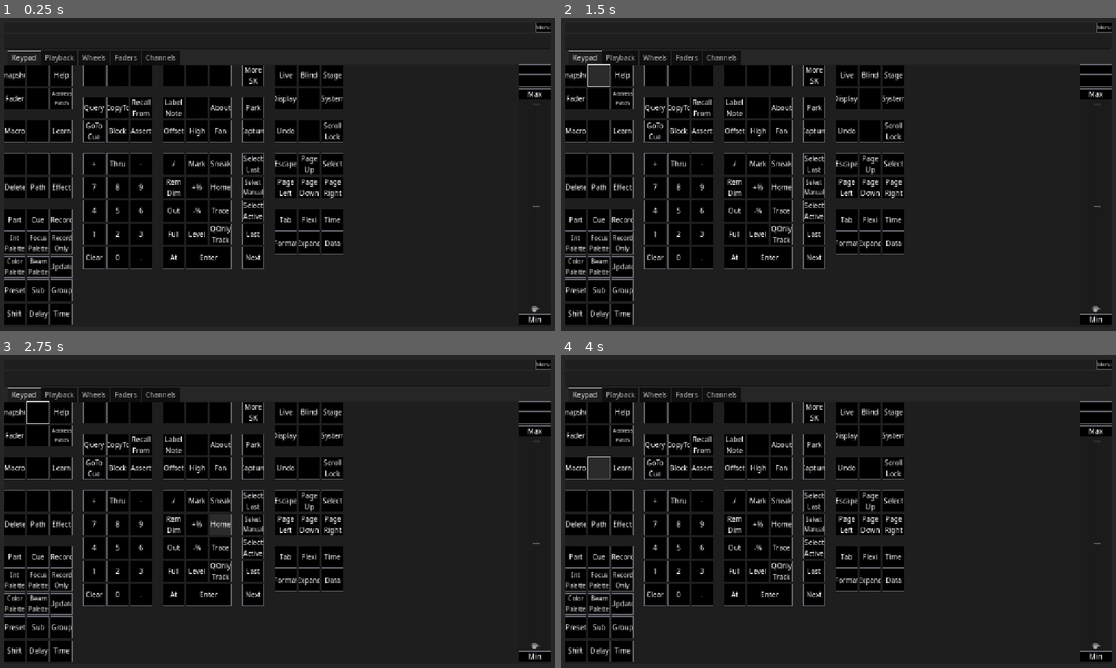
Above: before the commit, frames 1-4 (two rows, left to right).
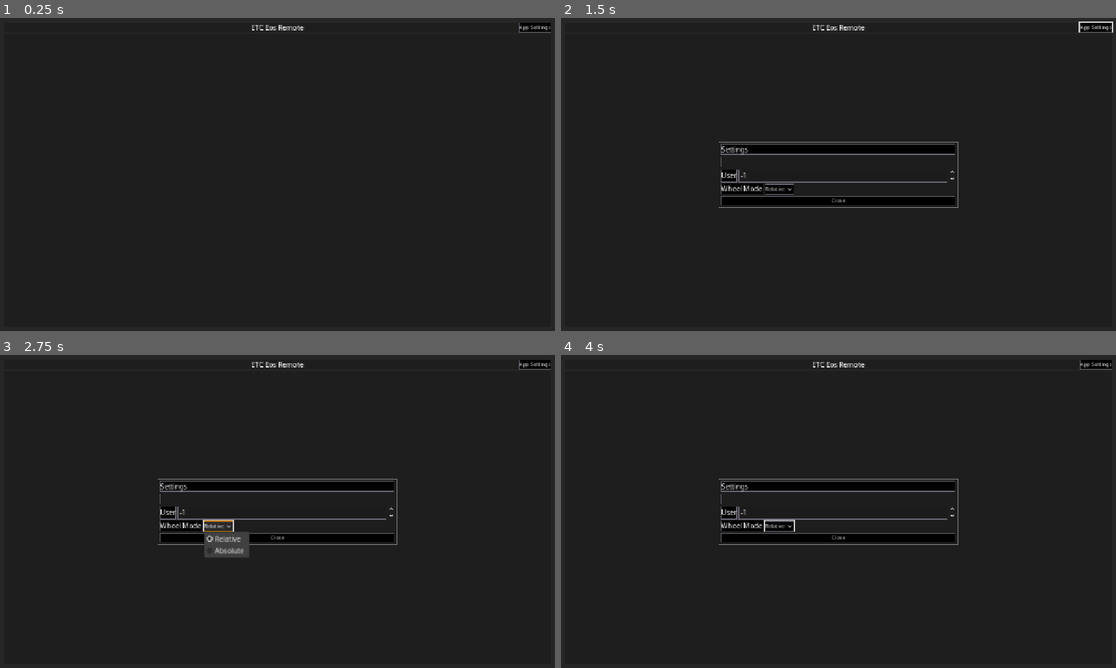
Above: after the commit, the same moments.

Repository: CoffeeCoder1/etc-eos-remote
Game: Godot game, scene res://scenes/main/main.tscn
The game is run twice, just before and just after one commit, with the same random seed, the same clock (stepped at 60 frames per second) and the same inputs.
Inputs (mouse positions are in pixels of both pictures, inside the frame that each line leads up to):
- Up to frame 1 (0.25 s): no input
- Up to frame 2 (1.5 s): click (1093, 27) at 0.5 s, where only the run after the commit has a clickable "App Settings"; click (599, 74) at 1.27 s
- Up to frame 3 (2.75 s): click (216, 527) at 2 s, where only the run after the commit has a clickable "Relative"
- Up to frame 4 (4 s): click (599, 436) at 2.77 s; click (599, 467) at 3.52 s

The runs differ from the first frame. In frame 1, 28% of the frame differs, in the area x 0-100%, y 1-98%; in frame 2, 30%; in frame 3, 30%; in frame 4, 30%.

Commit message:
Save the board settings list in the settings file
Also kinda rewrites the entire settings system to use resources instead
of JSON to make this possible.

Diff:
--- a/project.godot
+++ b/project.godot
@@ -19,7 +19,7 @@
 
 Globals="*res://scenes/globals/globals.gd"
 OSCGlobals="*res://scenes/globals/osc_globals.tscn"
-AppSettings="*res://scenes/settings/settings.gd"
+AppSettings="*res://scenes/settings/settings_saver.gd"
 
 [display]
 
--- /dev/null
+++ b/scenes/board_settings/board_settings.gd
@@ -0,0 +1,33 @@
+class_name BoardSettings extends Resource
+
+## IP address of the board to connect to.
+@export var ip_address: String = "127.0.0.1":
+	set(new_ip_address):
+		ip_address_set.emit(new_ip_address)
+		ip_address = new_ip_address
+## Port of the board to connect to.
+@export var port: int = 3037:
+	set(new_port):
+		port_set.emit(new_port)
+		port = new_port
+
+## Emitted when a new IP address is set.
+signal ip_address_set(address: String)
+## Emitted when a new port is set.
+signal port_set(port: int)
+
+
+func get_ip_address() -> String:
+	return ip_address
+
+
+func set_ip_address(new_address: String) -> void:
+	ip_address = new_address
+
+
+func get_port() -> int:
+	return port
+
+
+func set_port(new_port: int) -> void:
+	port = new_port
--- a/scenes/elements/board_button/board_button.gd
+++ b/scenes/elements/board_button/board_button.gd
@@ -10,5 +10,5 @@
 	board_selected.emit()
 
 
-func set_label(label: String) -> void:
-	button.text = label
+func set_board(board: BoardSettings) -> void:
+	button.text = board.get_ip_address()
--- a/scenes/globals/osc_globals.gd
+++ b/scenes/globals/osc_globals.gd
@@ -15,12 +15,8 @@
 	osc_client_tcp.connected.connect(_setup)
 	osc_client_tcp.disconnected.connect(disconnected.emit)
 
-	AppSettings.ip_address_set.connect(_on_settings_ip_address_set)
-	_on_settings_ip_address_set(AppSettings.get_ip_address())
-	AppSettings.port_set.connect(_on_settings_port_set)
-	_on_settings_port_set(AppSettings.get_port())
-	AppSettings.user_id_set.connect(_on_settings_user_id_set)
-	_on_settings_user_id_set(AppSettings.get_user_id())
+	AppSettings.settings.user_id_set.connect(_on_settings_user_id_set)
+	_on_settings_user_id_set(AppSettings.settings.get_user_id())
 
 
 func get_client() -> OSCClientTCP:
@@ -31,14 +27,6 @@
 	return osc_user
 
 
-func _on_settings_ip_address_set(new_ip_address: String) -> void:
-	osc_client_tcp.ip_address = new_ip_address
-
-
-func _on_settings_port_set(new_port: int) -> void:
-	osc_client_tcp.port = new_port
-
-
 func _on_settings_user_id_set(new_user_id: int) -> void:
 	osc_user.user_number = new_user_id
 
--- a/scenes/main/main.tscn
+++ b/scenes/main/main.tscn
@@ -48,7 +48,6 @@
 
 [node name="BoardSelectorContainer" type="VBoxContainer" parent="ModePanel/MarginContainer"]
 unique_name_in_owner = true
-visible = false
 layout_mode = 2
 
 [node name="HeaderContainer" type="PanelContainer" parent="ModePanel/MarginContainer/BoardSelectorContainer"]
@@ -75,6 +74,7 @@
 
 [node name="InterfaceContainer" type="VBoxContainer" parent="ModePanel/MarginContainer"]
 unique_name_in_owner = true
+visible = false
 layout_mode = 2
 
 [node name="HeaderContainer" type="PanelContainer" parent="ModePanel/MarginContainer/InterfaceContainer"]
--- a/scenes/panels/board_list/board_list.gd
+++ b/scenes/panels/board_list/board_list.gd
@@ -1,24 +1,18 @@
 class_name BoardList extends PanelContainer
 
 const BOARD_BUTTON = preload("res://scenes/elements/board_button/board_button.tscn")
-
-var boards: Dictionary[String, Array]
 
 @onready var board_container: VBoxContainer = $ScrollContainer/BoardContainer
 
 
 func _ready() -> void:
-	boards.set("Test Board", ["127.0.0.1", 3037])
-	boards.set("Test Board 2", ["127.0.0.1", 3037])
-
-	for board in boards.keys():
+	for board in AppSettings.settings.get_board_list():
 		var button := BOARD_BUTTON.instantiate()
 		board_container.add_child(button)
-		button.board_selected.connect(_board_button_pressed.bind(boards.get(board)))
 
-		button.set_label(board)
+		button.board_selected.connect(_board_button_pressed.bind(board))
+		button.set_board(board)
 
 
-func _board_button_pressed(board_details: Array) -> void:
-	OSCGlobals.get_client().ip_address = board_details.get(0)
-	OSCGlobals.get_client().port = board_details.get(1)
+func _board_button_pressed(board: BoardSettings) -> void:
+	OSCGlobals.get_client().connect_socket(board.get_ip_address(), board.get_port())
--- a/scenes/panels/settings/settings.tscn
+++ b/scenes/panels/settings/settings.tscn
@@ -31,37 +31,6 @@
 [node name="Label" type="Label" parent="CenterContainer/PanelContainer/MarginContainer/VBoxContainer"]
 layout_mode = 2
 text = "Settings"
-
-[node name="IPAddressContainer" type="HBoxContainer" parent="CenterContainer/PanelContainer/MarginContainer/VBoxContainer"]
-layout_mode = 2
-
-[node name="IPAddressLabel" type="Label" parent="CenterContainer/PanelContainer/MarginContainer/VBoxContainer/IPAddressContainer"]
-layout_mode = 2
-size_flags_vertical = 1
-text = "Board IP Address"
-vertical_alignment = 1
-
-[node name="IPAddressEdit" type="LineEdit" parent="CenterContainer/PanelContainer/MarginContainer/VBoxContainer/IPAddressContainer"]
-unique_name_in_owner = true
-custom_minimum_size = Vector2(500, 0)
-layout_mode = 2
-placeholder_text = "127.0.0.1"
-
-[node name="PortContainer" type="HBoxContainer" parent="CenterContainer/PanelContainer/MarginContainer/VBoxContainer"]
-layout_mode = 2
-
-[node name="PortLabel" type="Label" parent="CenterContainer/PanelContainer/MarginContainer/VBoxContainer/PortContainer"]
-layout_mode = 2
-size_flags_vertical = 1
-text = "Port"
-vertical_alignment = 1
-
-[node name="PortEdit" type="SpinBox" parent="CenterContainer/PanelContainer/MarginContainer/VBoxContainer/PortContainer"]
-unique_name_in_owner = true
-custom_minimum_size = Vector2(500, 0)
-layout_mode = 2
-size_flags_horizontal = 3
-max_value = 65535.0
 
 [node name="StatusContainer" type="HBoxContainer" parent="CenterContainer/PanelContainer/MarginContainer/VBoxContainer"]
 layout_mode = 2
@@ -114,7 +83,6 @@
 layout_mode = 2
 text = "Close"
 
-[connection signal="text_submitted" from="CenterContainer/PanelContainer/MarginContainer/VBoxContainer/IPAddressContainer/IPAddressEdit" to="." method="_on_ip_address_submitted"]
 [connection signal="value_changed" from="CenterContainer/PanelContainer/MarginContainer/VBoxContainer/UserContainer/UserEdit" to="." method="_on_user_selected"]
 [connection signal="item_selected" from="CenterContainer/PanelContainer/MarginContainer/VBoxContainer/WheelModeContainer/WheelModeSelector" to="." method="_on_wheel_mode_selector_item_selected"]
 [connection signal="pressed" from="CenterContainer/PanelContainer/MarginContainer/VBoxContainer/CloseButton" to="." method="_on_close_button_pressed"]
--- a/scenes/panels/settings/settings_menu.gd
+++ b/scenes/panels/settings/settings_menu.gd
@@ -1,38 +1,29 @@
 extends PanelContainer
 
-@onready var ip_address_edit: LineEdit = %IPAddressEdit
-@onready var port_edit: SpinBox = %PortEdit
 @onready var user_edit: SpinBox = %UserEdit
 @onready var wheel_mode_selector: OptionButton = %WheelModeSelector
 
 
 func _on_settings_button_pressed() -> void:
-	ip_address_edit.text = AppSettings.get_ip_address()
-	port_edit.value = AppSettings.get_port()
-	user_edit.value = AppSettings.get_user_id()
-	match AppSettings.get_wheel_mode():
+	user_edit.set_value_no_signal(AppSettings.settings.get_user_id())
+	match AppSettings.settings.get_wheel_mode():
 		Wheel.WheelMode.RELATIVE:
-			wheel_mode_selector.selected = 0
+			wheel_mode_selector.select(0)
 		Wheel.WheelMode.ABSOLUTE:
-			wheel_mode_selector.selected = 1
+			wheel_mode_selector.select(1)
 	show()
 
 
 func _on_close_button_pressed() -> void:
-	AppSettings.set_port(port_edit.value)
 	hide()
 
 
 func _on_user_selected(user_number: int) -> void:
-	AppSettings.set_user_id(user_number)
-
-
-func _on_ip_address_submitted(ip_address: String) -> void:
-	AppSettings.set_ip_address(ip_address)
+	AppSettings.settings.set_user_id(user_number)
 
 
 func _on_wheel_mode_selector_item_selected(index: int) -> void:
 	if (index == 0):
-		AppSettings.set_wheel_mode(Wheel.WheelMode.RELATIVE)
+		AppSettings.settings.set_wheel_mode(Wheel.WheelMode.RELATIVE)
 	elif (index == 1):
-		AppSettings.set_wheel_mode(Wheel.WheelMode.ABSOLUTE)
+		AppSettings.settings.set_wheel_mode(Wheel.WheelMode.ABSOLUTE)
--- a/scenes/settings/settings.gd
+++ b/scenes/settings/settings.gd
@@ -1,99 +1,32 @@
-class_name Settings extends Node
+class_name Settings extends Resource
 
-## IP address of the board to connect to.
-@export var ip_address: String = "127.0.0.1":
-	set(new_ip_address):
-		ip_address_set.emit(new_ip_address)
-		ip_address = new_ip_address
-		save_settings()
-## Port of the board to connect to.
-@export var port: int = 3037:
-	set(new_port):
-		port_set.emit(new_port)
-		port = new_port
-		save_settings()
 ## User index to use when connecting to the board.
 @export var user_id: int = -1:
 	set(new_user_id):
 		user_id_set.emit(new_user_id)
 		user_id = new_user_id
-		save_settings()
+		settings_updated.emit()
 ## Enables relative control of wheels.
 @export var wheel_mode: Wheel.WheelMode = Wheel.WheelMode.RELATIVE:
 	set(new_wheel_mode):
 		Globals.set_wheel_modes(new_wheel_mode)
 		wheel_mode = new_wheel_mode
-		save_settings()
+		settings_updated.emit()
+## The list of boards to choose from.
+@export var board_list: Array[BoardSettings]
 
-## Emitted when a new IP address is set.
-signal ip_address_set(address: String)
-## Emitted when a new port is set.
-signal port_set(port: int)
 ## Emitted when a new user ID is set.
 signal user_id_set(user_id: int)
+## Emitted when the settings are updated and need to be saved.
+signal settings_updated
 
 
-func _ready() -> void:
-	load_settings()
+func get_wheel_mode() -> Wheel.WheelMode:
+	return wheel_mode
 
 
-func serialize() -> Dictionary:
-	return {
-			"ip_address": ip_address,
-			"port": port,
-			"user_id": user_id,
-			"wheel_mode": wheel_mode,
-		}
-
-
-func save_settings() -> void:
-	var save_file = FileAccess.open("user://settings.save", FileAccess.WRITE)
-
-	# JSON provides a static method to serialized JSON string.
-	var json_string = JSON.stringify(serialize())
-
-	# Store the save dictionary as a new line in the save file.
-	save_file.store_line(json_string)
-
-
-func load_settings() -> void:
-	if FileAccess.file_exists("user://settings.save"):
-		# Load the file line by line and process that dictionary.
-		var save_file = FileAccess.open("user://settings.save", FileAccess.READ)
-		while save_file.get_position() < save_file.get_length():
-			var json_string = save_file.get_line()
-
-			# Creates the helper class to interact with JSON.
-			var json = JSON.new()
-
-			# Check if there is any error while parsing the JSON string, skip in case of failure.
-			var parse_result = json.parse(json_string)
-			if not parse_result == OK:
-				print("JSON Parse Error: ", json.get_error_message(), " in ", json_string, " at line ", json.get_error_line())
-				continue
-
-			# Get the data from the JSON object.
-			var node_data = json.data
-
-			# Now we set the remaining variables.
-			for key in node_data.keys():
-				set(key, node_data[key])
-
-
-func get_ip_address() -> String:
-	return ip_address
-
-
-func set_ip_address(new_address: String) -> void:
-	ip_address = new_address
-
-
-func get_port() -> int:
-	return port
-
-
-func set_port(new_port: int) -> void:
-	port = new_port
+func set_wheel_mode(new_wheel_mode: Wheel.WheelMode) -> void:
+	wheel_mode = new_wheel_mode
 
 
 func get_user_id() -> int:
@@ -104,9 +37,5 @@
 	user_id = new_user_id
 
 
-func get_wheel_mode() -> Wheel.WheelMode:
-	return wheel_mode
-
-
-func set_wheel_mode(new_wheel_mode: Wheel.WheelMode) -> void:
-	wheel_mode = new_wheel_mode
+func get_board_list() -> Array[BoardSettings]:
+	return board_list
--- /dev/null
+++ b/scenes/settings/settings_saver.gd
@@ -0,0 +1,21 @@
+class_name SettingsSaver extends Node
+
+@export var settings: Settings = Settings.new()
+
+const FILE_PATH := "user://settings.tres"
+
+
+func _ready() -> void:
+	load_settings()
+	settings.settings_updated.connect(save_settings)
+
+
+func save_settings() -> void:
+	ResourceSaver.save(settings, FILE_PATH)
+
+	print("Settings saved")
+
+
+func load_settings() -> void:
+	if FileAccess.file_exists(FILE_PATH):
+		settings = ResourceLoader.load(FILE_PATH)
Not shown, added: scenes/board_settings/board_settings.gd.uid
Not shown, changed: scenes/settings/settings.gd.uid
Not shown, added: scenes/settings/settings_saver.gd.uid
